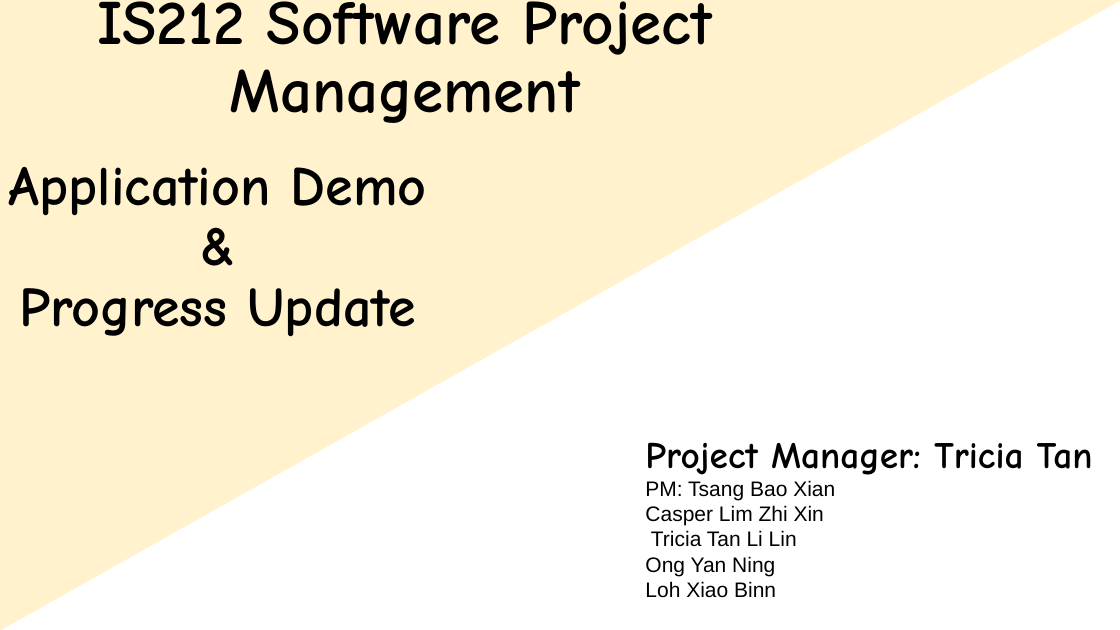
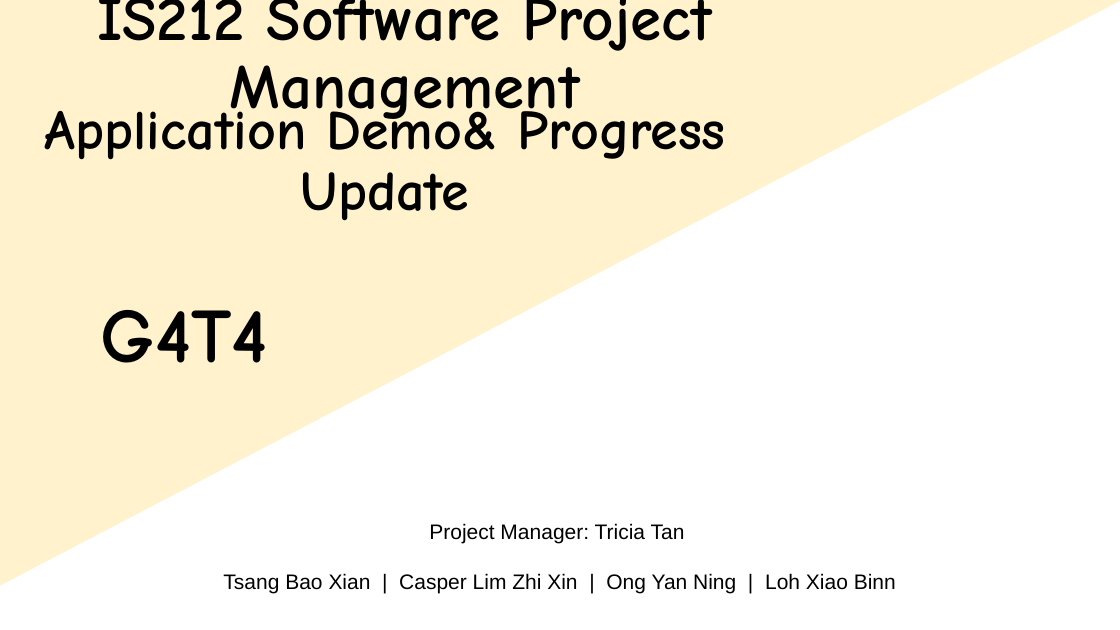
Before and after one commit to xbloh/Online-Course-Bidding-System-, a slide deck: slide 1 of presentations/Week 11 Online Review.pptx (slide 2 before the commit). Drawn at 1120x630 pixels with LibreOffice and Linux fonts; fonts in the diff are those of the drawing. Boxes give left, top, right and bottom in pixels: in the first picture for what was removed or moved away, otherwise in the second. Text is boxed around its words. In the diff, an @@ line names an element or a change of style, - is before the commit and + after.

```diff
--- a/presentations/Week 11 Online Review.pptx
+++ b/presentations/Week 11 Online Review.pptx
@@ text "IS212 Software Project Management" rewrapped from box(97, 1, 712, 123) to box(97, 0, 712, 129) @@
@@ diag stripe: place and size @@
-diag stripe at box(0, 0, 1120, 630)
+diag stripe at box(0, 0, 1120, 585)
@@ text at box(44, 101, 725, 221): text changed @@
-Application Demo
-&
-Progress Update
+Application Demo& Progress Update
@@ text added at box(101, 310, 268, 363), 66 pt, text #000000, bold @@
+G4T4
@@ text "Project Manager: Tricia Tan": place and size @@
-text "Project Manager: Tricia Tan" at box(645, 442, 1093, 598)
+text "Project Manager: Tricia Tan" at box(223, 523, 896, 594)
@@ text at box(429, 523, 685, 543): size 32 to 18 pt, font Comic Neue to Arial, bold off in "Project Manager: Tricia Tan"; alignment left to centre @@
@@ text at box(223, 573, 896, 594): text changed @@
-PM: Tsang Bao Xian
-Casper Lim Zhi Xin
-Tricia Tan Li Lin
-Ong Yan Ning
-Loh Xiao Binn
+Tsang Bao Xian | Casper Lim Zhi Xin | Ong Yan Ning | Loh Xiao Binn
```
Also in this commit, not shown: 9 other slides changed, 1 slide added, 6 slides removed.
